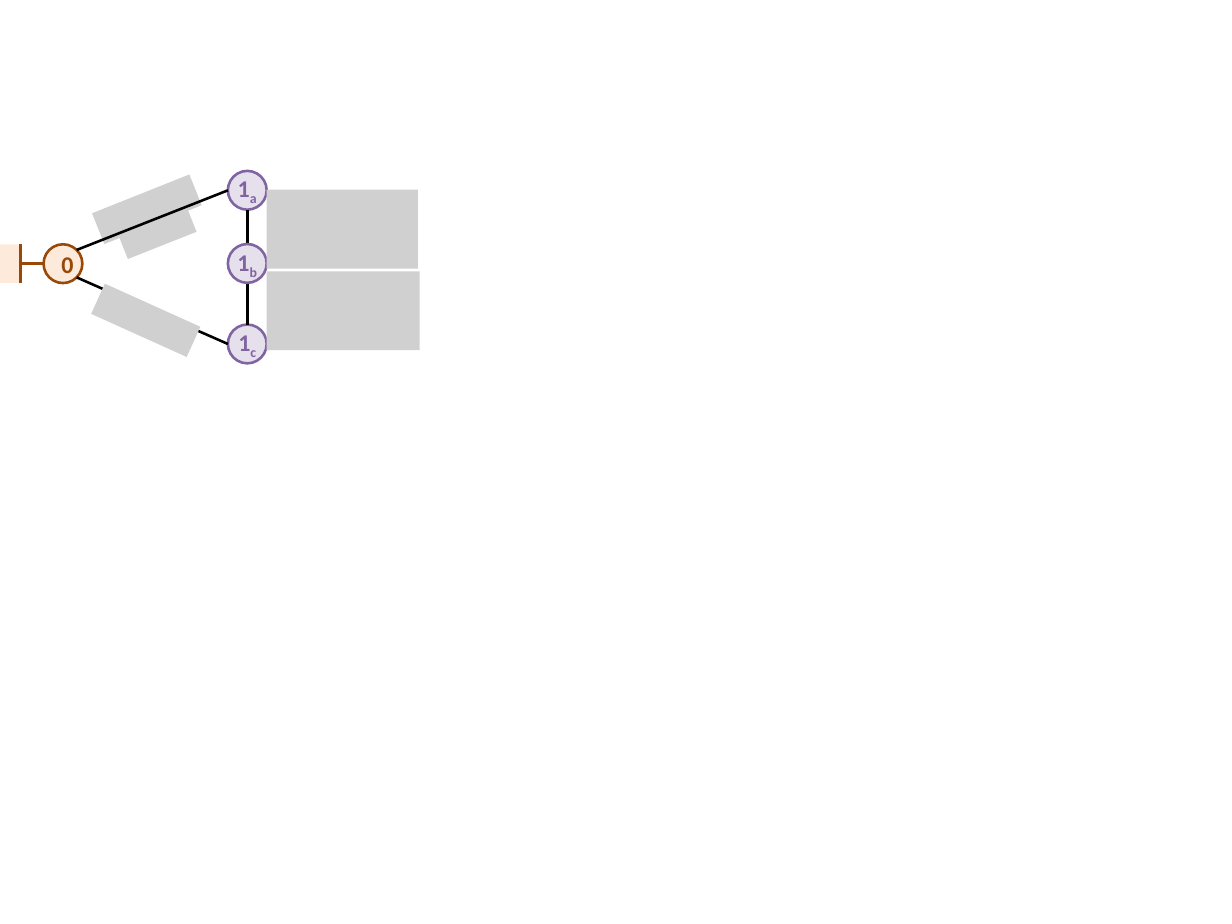
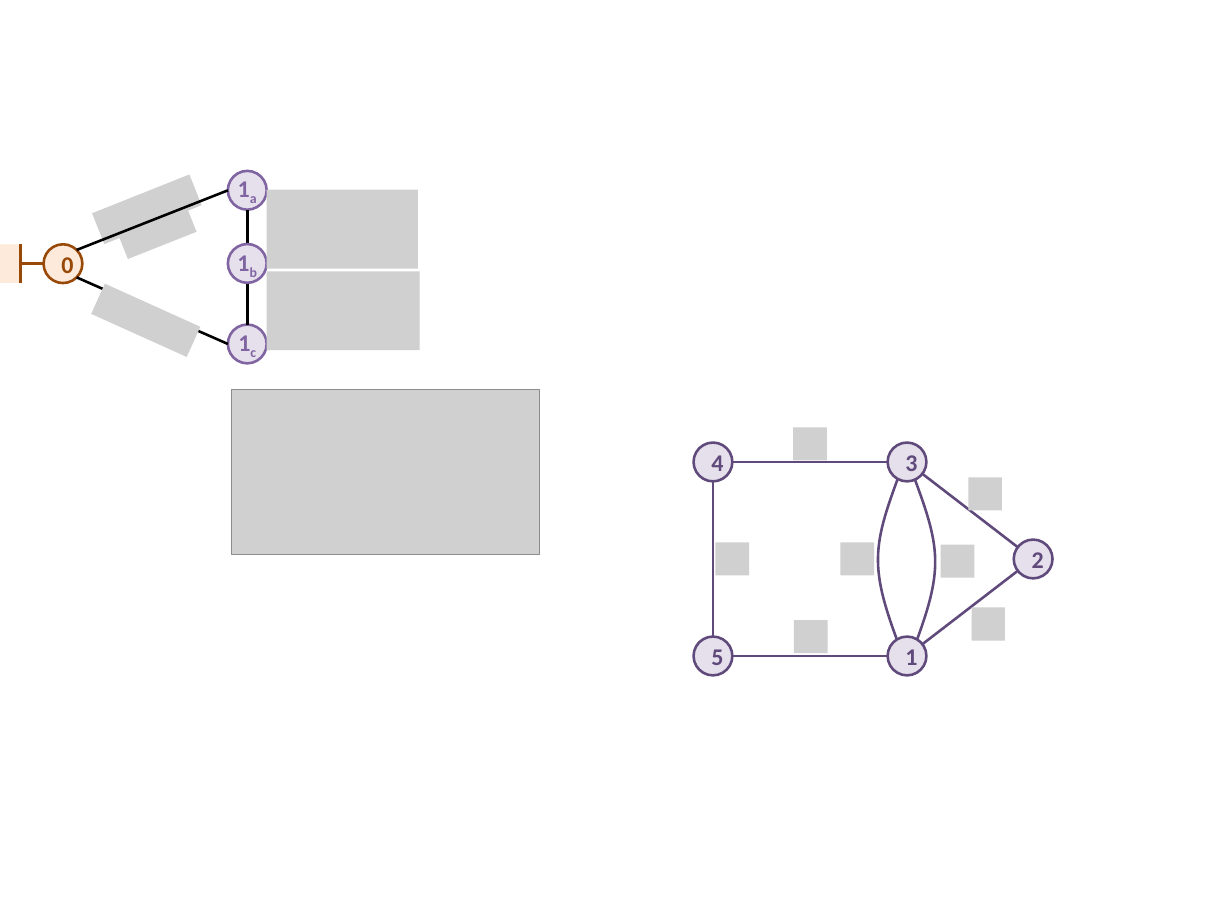
Before and after one commit to xpessoles/Cy_07_PSI_ChaineSolides, a slide deck: slide 8 of Chapitre_02_Hyperstatisme/TD_04_Tuyere/images/Figures.pptx. Drawn at 1232x924 pixels with LibreOffice and Linux fonts; fonts in the diff are those of the drawing; grey boxes stand for pictures. Boxes give left, top, right and bottom in pixels: in the first picture for what was removed or moved away, otherwise in the second. Text is boxed around its words. In the diff, an @@ line names an element or a change of style, - is before the commit and + after.

```diff
--- a/Chapitre_02_Hyperstatisme/TD_04_Tuyere/images/Figures.pptx
+++ b/Chapitre_02_Hyperstatisme/TD_04_Tuyere/images/Figures.pptx
@@ picture added at box(232, 389, 540, 554) @@
@@ ellipse added at box(694, 442, 732, 480), fill #E6E0EC, outline #604A7B 1.5 pt, 14 pt, text #604A7B, bold @@
+4
@@ picture added at box(793, 428, 827, 461) @@
@@ ellipse added at box(887, 442, 925, 480), fill #E6E0EC, outline #604A7B 1.5 pt, 14 pt, text #604A7B, bold @@
+3
@@ line added from (732, 462) to (887, 462), #604A7B 1.5 pt @@
@@ freeform shape added at box(878, 464, 904, 654), outline #604A7B 1.5 pt @@
@@ line added from (907, 462) to (1034, 559), #604A7B 1.5 pt @@
@@ freeform shape added at box(910, 466, 936, 655), outline #604A7B 1.5 pt @@
@@ picture added at box(968, 477, 1002, 510) @@
@@ line added from (713, 482) to (713, 637), #604A7B 1.5 pt @@
@@ picture added at box(716, 542, 749, 575) @@
@@ picture added at box(840, 542, 873, 575) @@
@@ line added from (907, 655) to (1034, 559), #604A7B 1.5 pt @@
@@ picture added at box(941, 545, 975, 578) @@
@@ ellipse added at box(1014, 540, 1052, 578), fill #E6E0EC, outline #604A7B 1.5 pt, 14 pt, text #604A7B, bold @@
+2
@@ picture added at box(793, 620, 827, 653) @@
@@ picture added at box(972, 607, 1005, 641) @@
@@ ellipse added at box(694, 637, 732, 675), fill #E6E0EC, outline #604A7B 1.5 pt, 14 pt, text #604A7B, bold @@
+5
@@ line added from (887, 655) to (732, 655), #604A7B 1.5 pt @@
@@ ellipse added at box(887, 637, 925, 675), fill #E6E0EC, outline #604A7B 1.5 pt, 14 pt, text #604A7B, bold @@
+1
```
Also in this commit, not shown: 7 other files.
